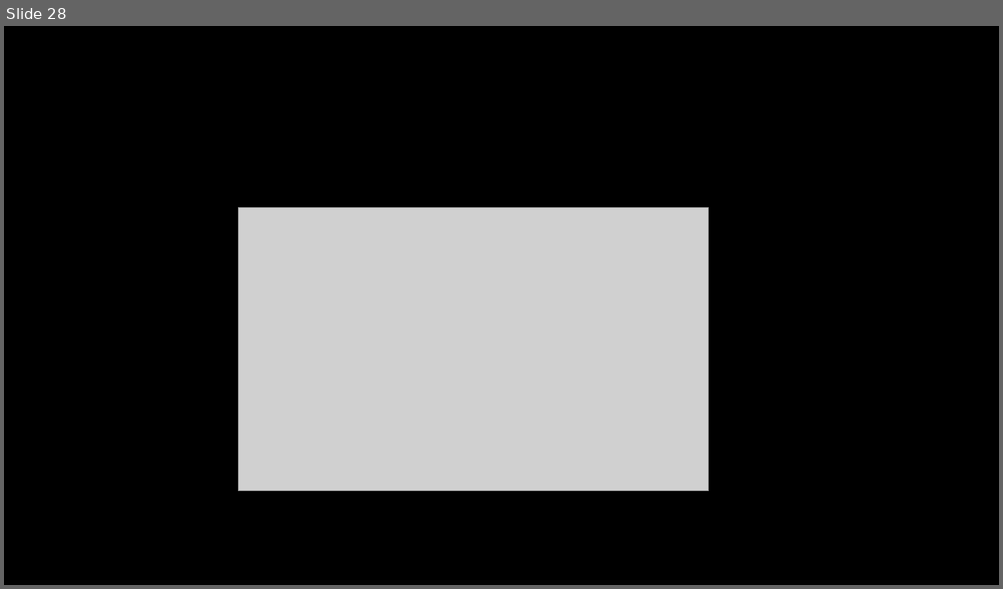
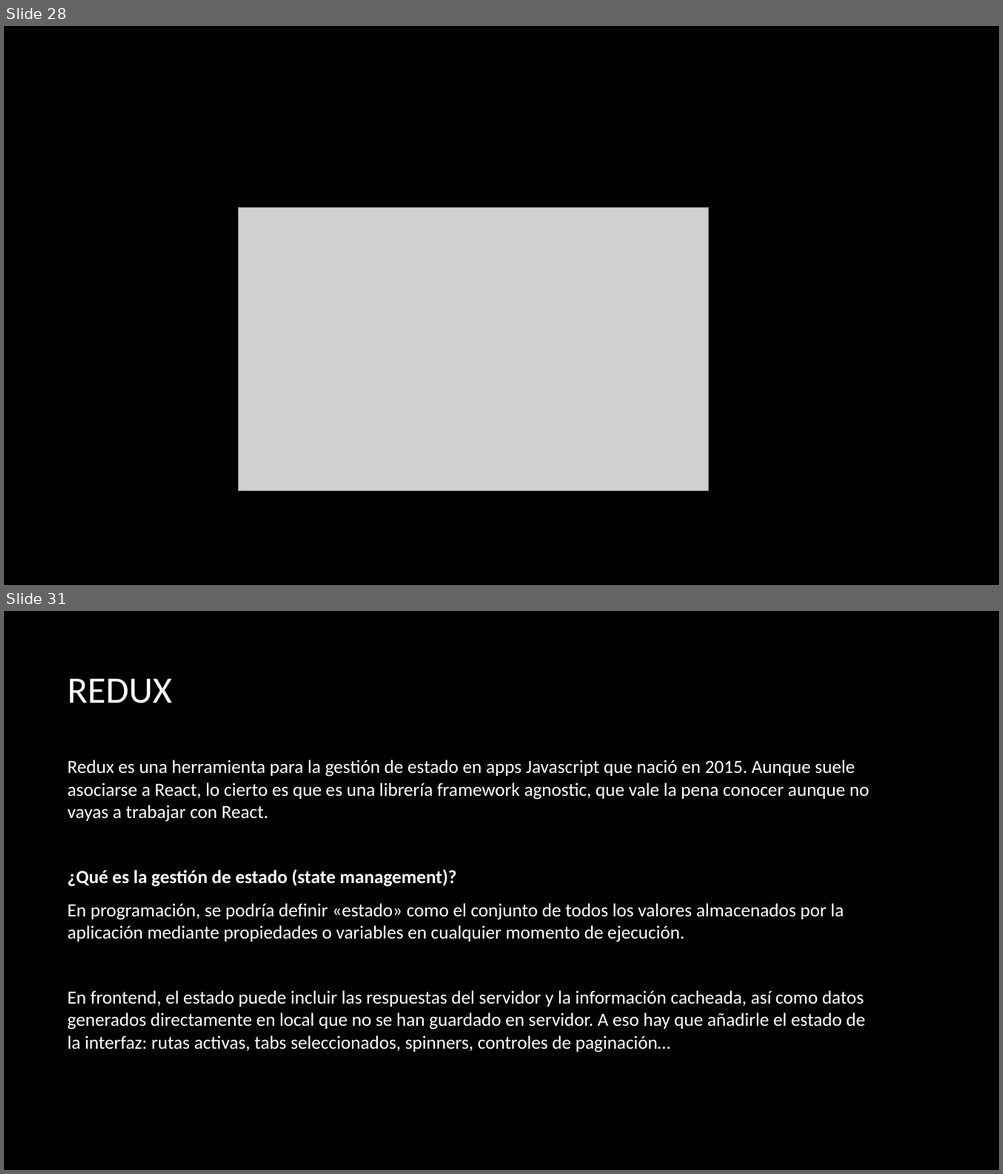
Before and after one commit to mhortac/ReactClass, a slide deck: src/assets/CURSO DE REACTJS - Fiscalia.pptx. Shown one above the other, each under a label of ours: slide 28 before the commit, slides 28 and 31 after it; the slides between them are not shown. The pictures are 1003x589 and 1003x1174 pixels, drawn with LibreOffice and Linux fonts; fonts in the diff are those of the drawing; grey boxes stand for pictures; background and template pictures are left out. Boxes give left, top, right and bottom in pixels: in the first picture for what was removed or moved away, otherwise in the second. Text is boxed around its words. In the diff, an @@ line names an element or a change of style, - is before the commit and + after.

```diff
--- a/src/assets/CURSO DE REACTJS - Fiscalia.pptx
+++ b/src/assets/CURSO DE REACTJS - Fiscalia.pptx
@@ slide 31 added at bbox=[4, 611, 999, 1170], background picture (left out) @@
@@ title added at bbox=[68, 678, 172, 703], 36 pt, text #FFFFFF @@
+REDUX
@@ text added at bbox=[68, 760, 869, 1053], 18 pt, text #FFFFFF @@
+Redux es una herramienta para la gestión de estado en apps Javascript que nació en 2015. Aunque suele asociarse a React, lo cierto es que es una librería framework agnostic, que vale la pena conocer aunque no vayas a trabajar con React.
+¿Qué es la gestión de estado (state management)?
+En programación, se podría definir «estado» como el conjunto de todos los valores almacenados por la aplicación mediante propiedades o variables en cualquier momento de ejecución.
+En frontend, el estado puede incluir las respuestas del servidor y la información cacheada, así como datos generados directamente en local que no se han guardado en servidor. A eso hay que añadirle el estado de la interfaz: rutas activas, tabs seleccionados, spinners, controles de paginación…
```
Also in this commit, not shown: 9 other slides added, 12 other files.
